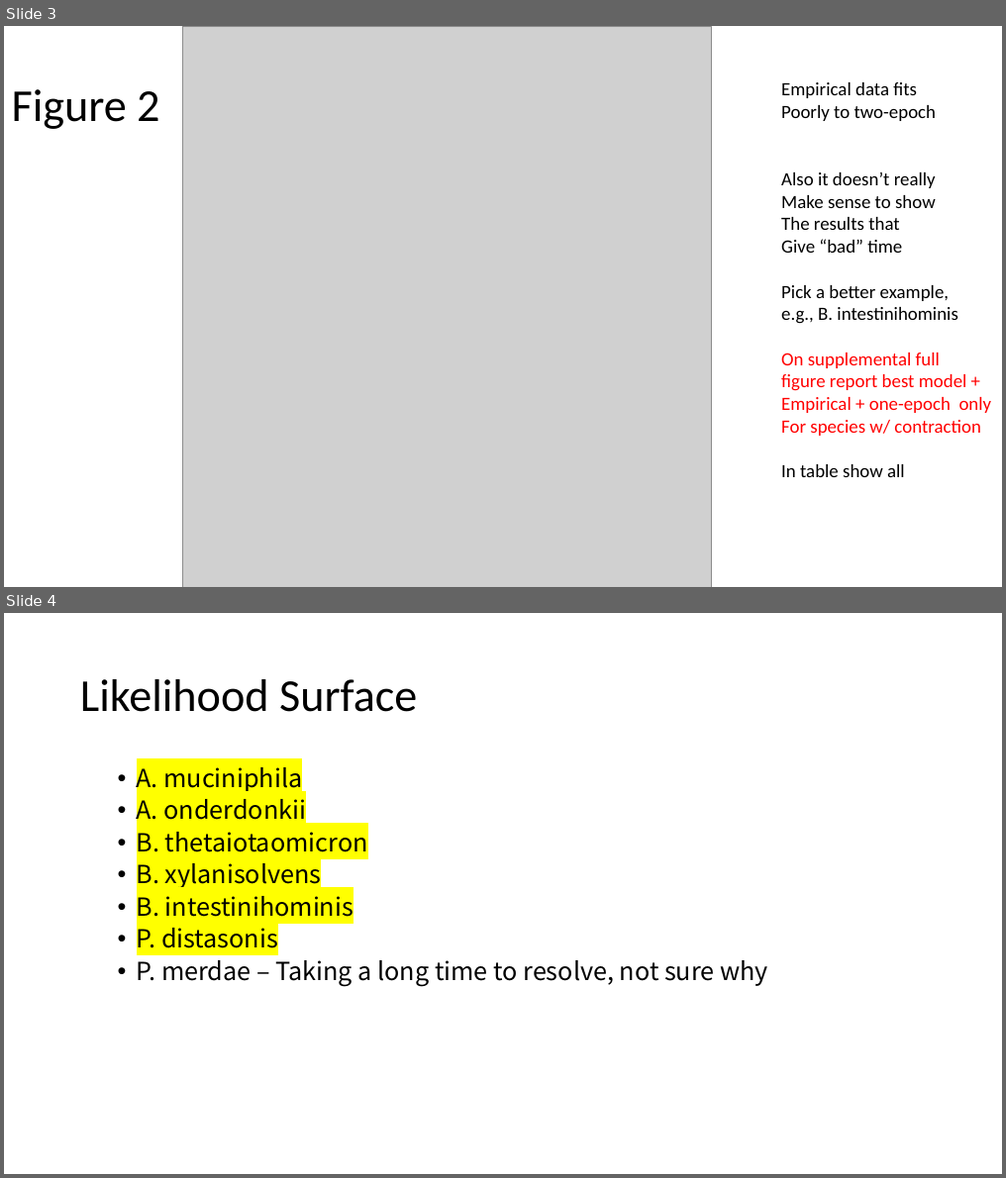
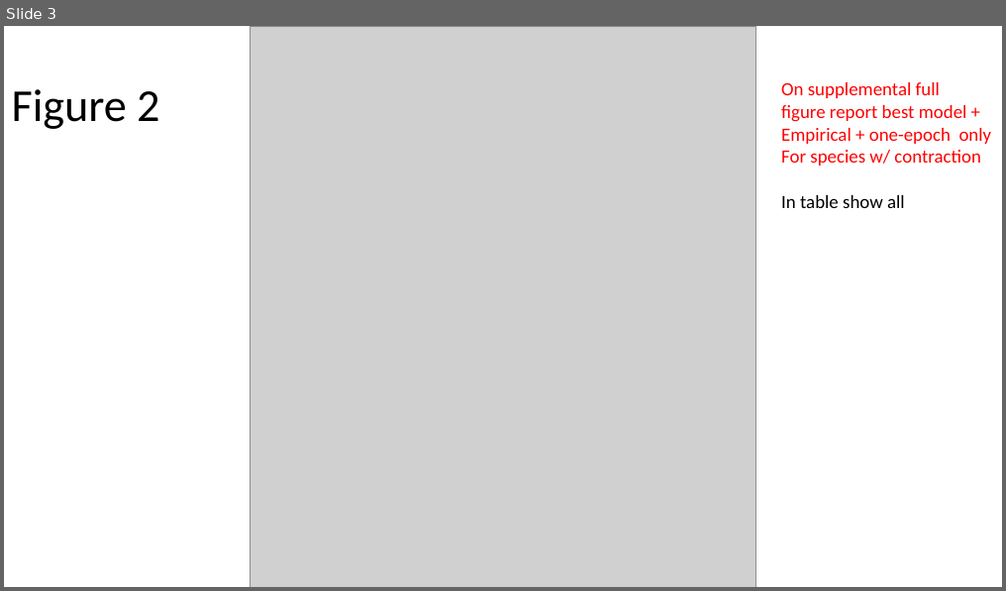
Before and after one commit to jon-mah/demo_for_ccgb, a slide deck: Summary/20220822_microbiome_demographic_slides.pptx. Shown one above the other, each under a label of ours: slides 3 and 4 before the commit, slide 3 after it. The pictures are 1006x1178 and 1006x591 pixels, drawn with LibreOffice and Linux fonts; fonts in the diff are those of the drawing; grey boxes stand for pictures. Boxes give left, top, right and bottom in pixels: in the first picture for what was removed or moved away, otherwise in the second. Text is boxed around its words. In the diff, an @@ line names an element or a change of style, - is before the commit and + after.

```diff
--- a/Summary/20220822_microbiome_demographic_slides.pptx
+++ b/Summary/20220822_microbiome_demographic_slides.pptx
@@ slide 4 removed at (4, 613, 1002, 1174), background #FFFFFF @@
@@ title removed at (80, 679, 417, 712) @@
-Likelihood Surface
@@ text removed at (137, 767, 768, 987) @@
-  • A. muciniphila
-  • A. onderdonkii
-  • B. thetaiotaomicron
-  • B. xylanisolvens
-  • B. intestinihominis
-  • P. distasonis
-  • P. merdae – Taking a long time to resolve, not sure why
@@ slide 3 changed as well @@
@@ picture: place and size @@
-picture at (183, 26, 712, 587)
+picture at (251, 26, 756, 587)
@@ text at (781, 82, 957, 324): paragraphs removed @@
-Empirical data fits
-Poorly to two-epoch
-Also it doesn’t really
-Make sense to show
-The results that
-Give “bad” time
-Pick a better example,
-e.g., B. intestinihominis
```
Also in this commit, not shown: 4 other slides changed, 2 slides added, 6 other slides removed, 4 other files.
